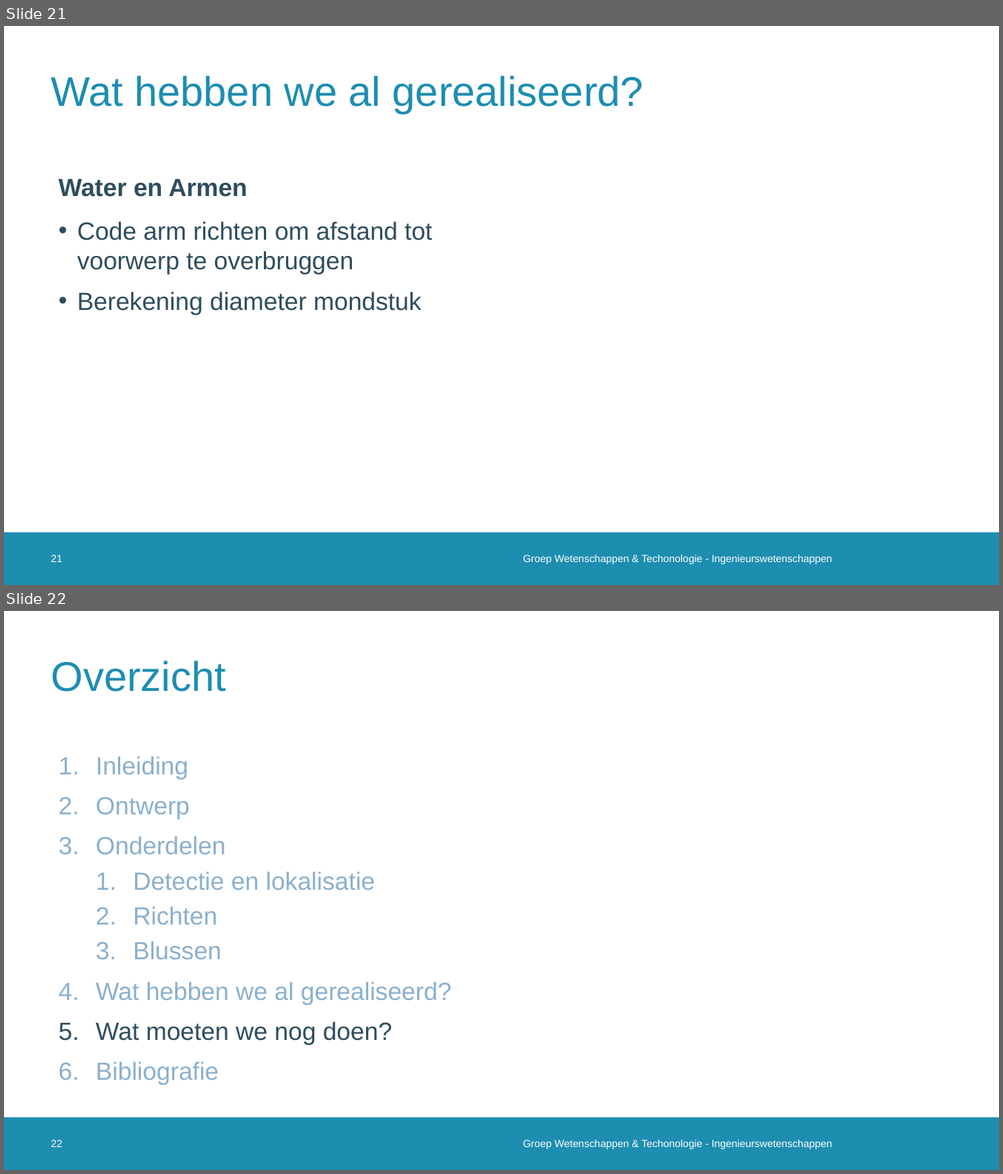
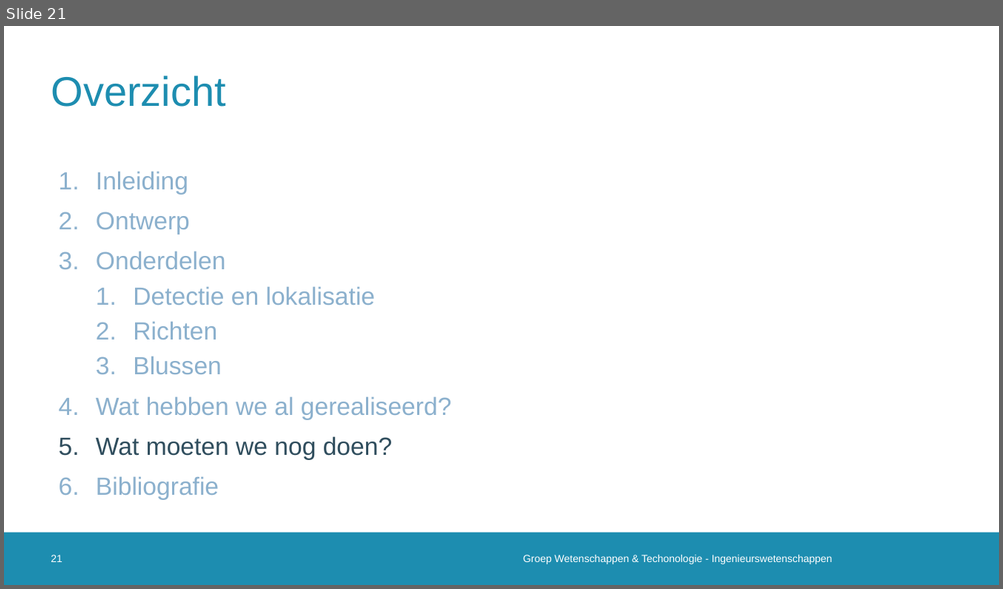
Before and after one commit to 2023-2022-KULAK-IW/2022_2023_Probleemoplossen_en_Ontwerpen_2, a slide deck: Tussentijdse Presentatie .pptx. Shown one above the other, each under a label of ours: slides 21 and 22 before the commit, slide 21 after it. The pictures are 1003x1174 and 1003x589 pixels, drawn with LibreOffice and Linux fonts; fonts in the diff are those of the drawing; background and template pictures are left out. Boxes give left, top, right and bottom in pixels: in the first picture for what was removed or moved away, otherwise in the second. Text is boxed around its words. In the diff, an @@ line names an element or a change of style, - is before the commit and + after.

```diff
--- a/Tussentijdse Presentatie .pptx
+++ b/Tussentijdse Presentatie .pptx
@@ slide 21 removed at box(4, 26, 999, 585), background #FFFFFF; not listed: 1 template element that a slide beside it also shows @@
@@ title removed at box(51, 76, 643, 113) @@
-Wat hebben we al gerealiseerd?
@@ text removed at box(59, 179, 247, 197) @@
-Water en Armen
@@ text removed at box(77, 221, 432, 315) @@
-• Code arm richten om afstand tot voorwerp te overbruggen
-• Berekening diameter mondstuk
@@ page number removed at box(51, 555, 62, 562) @@
-21
@@ text removed at box(523, 555, 832, 565) @@
-Groep Wetenschappen & Techonologie - Ingenieurswetenschappen
@@ what was slide 22 is now slide 21 @@
@@ page number at box(51, 555, 62, 562): text changed @@
-22
+21
```
Also in this commit, not shown: 7 slides changed, 1 other slide removed, 3 other files.
